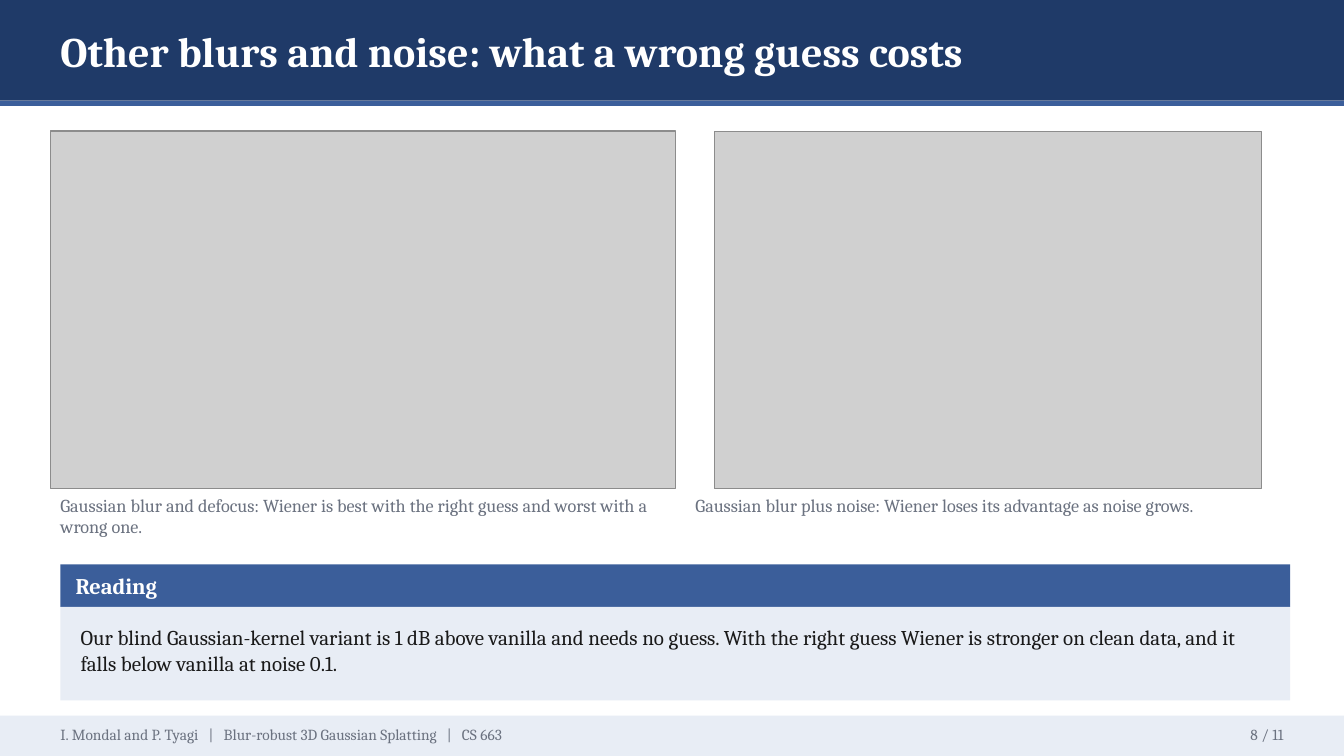
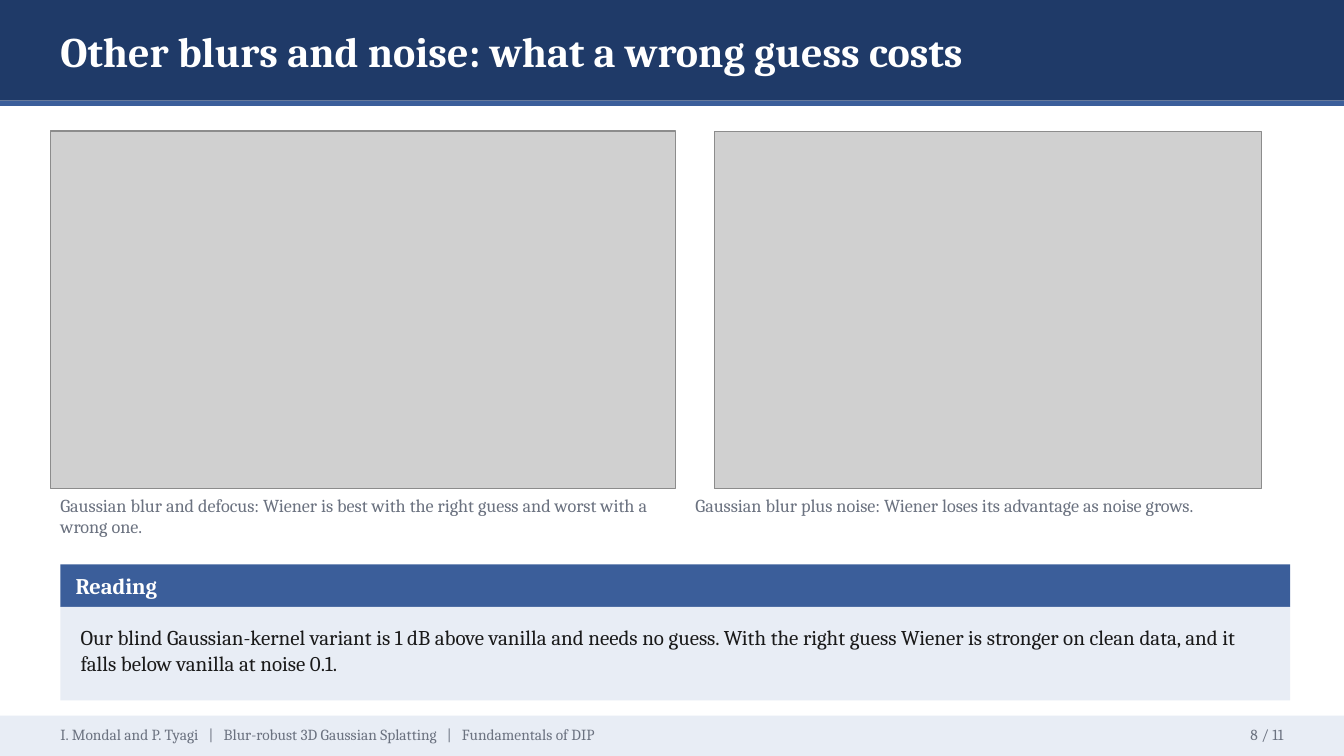
Before and after one commit to IshaanM05/blur-robust-3dgs, a slide deck: slide 8 of docs/slides.pptx. Drawn at 1344x756 pixels with LibreOffice and Linux fonts; fonts in the diff are those of the drawing; grey boxes stand for pictures. Boxes give left, top, right and bottom in pixels: in the first picture for what was removed or moved away, otherwise in the second. Text is boxed around its words. In the diff, an @@ line names an element or a change of style, - is before the commit and + after.

```diff
--- a/docs/slides.pptx
+++ b/docs/slides.pptx
@@ text at [60, 729, 594, 744]: text changed @@
-I. Mondal and P. Tyagi | Blur-robust 3D Gaussian Splatting | CS 663
+I. Mondal and P. Tyagi | Blur-robust 3D Gaussian Splatting | Fundamentals of DIP
```
Also in this commit, not shown: 10 other slides changed, 4 other files.
